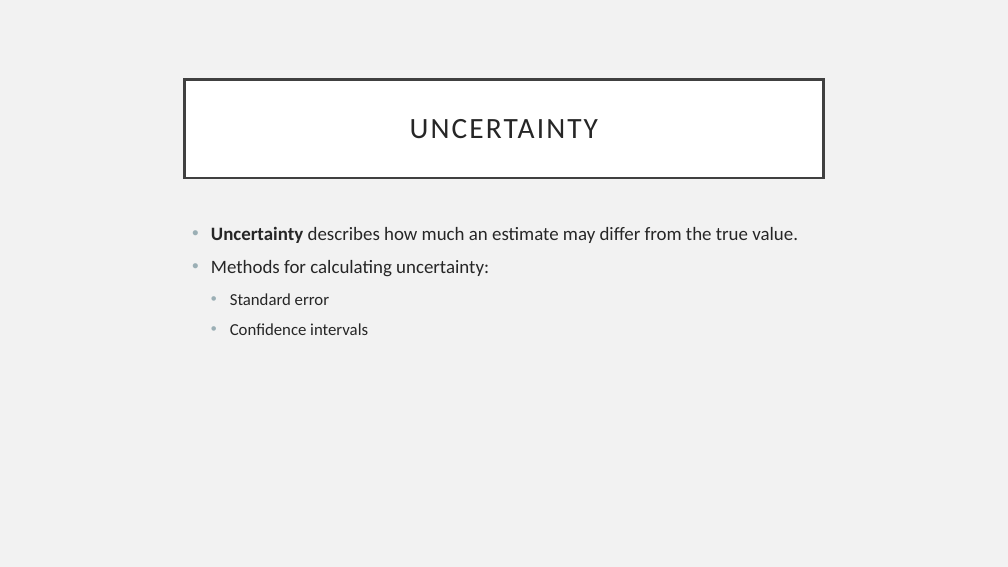
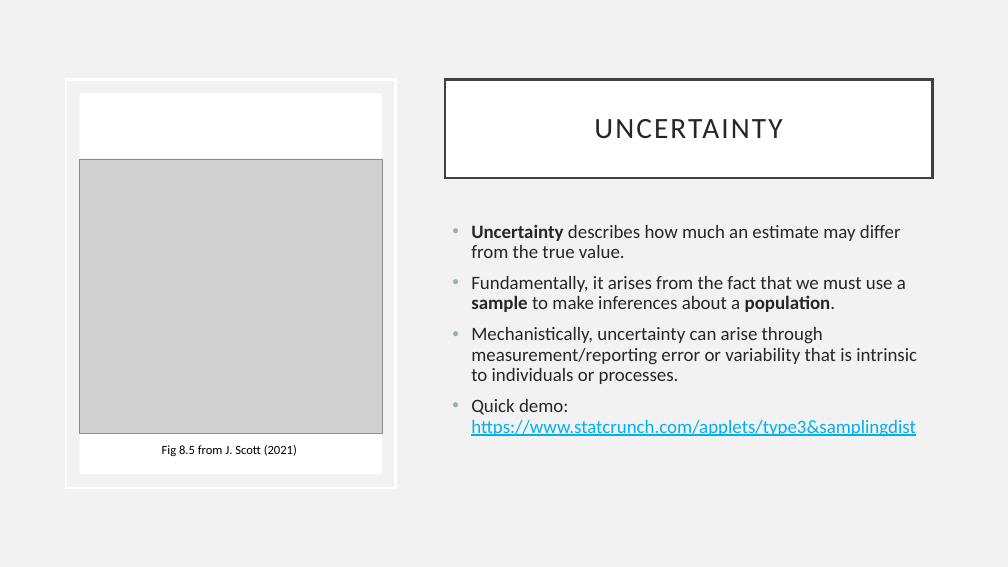
Before and after one commit to eholdmore/StatsForCompBio, a slide deck: slide 34 of Stats-for-Comp-Bio.pptx (slide 31 before the commit). Drawn at 1008x567 pixels with LibreOffice and Linux fonts; fonts in the diff are those of the drawing; grey boxes stand for pictures. Boxes give left, top, right and bottom in pixels: in the first picture for what was removed or moved away, otherwise in the second. Text is boxed around its words. In the diff, an @@ line names an element or a change of style, - is before the commit and + after.

```diff
--- a/Stats-for-Comp-Bio.pptx
+++ b/Stats-for-Comp-Bio.pptx
@@ rectangle added at box(66, 79, 395, 488), outline #FFFFFF 2.5 pt @@
@@ title "UNCERTAINTY": place and size @@
-title "UNCERTAINTY" at box(185, 79, 823, 178)
+title "UNCERTAINTY" at box(445, 79, 933, 178)
@@ rectangle added at box(79, 93, 382, 474), fill #FFFFFF @@
@@ picture added at box(79, 159, 382, 433) @@
@@ text "Uncertainty describes how much an ...": place and size @@
-text "Uncertainty describes how much an ..." at box(211, 227, 798, 335)
+text "Uncertainty describes how much an ..." at box(471, 225, 917, 437)
@@ text at box(471, 225, 901, 258): line spacing 1 to 0.9 @@
@@ text at box(471, 276, 917, 437): text changed @@
-• Methods for calculating uncertainty:
-  • Standard error
-  • Confidence intervals
+• Fundamentally, it arises from the fact that we must use a sample to make inferences about a population.
+• Mechanistically, uncertainty can arise through measurement/reporting error or variability that is intrinsic to individuals or processes.
+• Quick demo: https://www.statcrunch.com/applets/type3&samplingdist
@@ text added at box(162, 445, 297, 456), 12 pt, text #000000 @@
+Fig 8.5 from J. Scott (2021)
```
Also in this commit, not shown: 9 other slides changed, 4 slides added, 1 slide removed, 2 other files.
